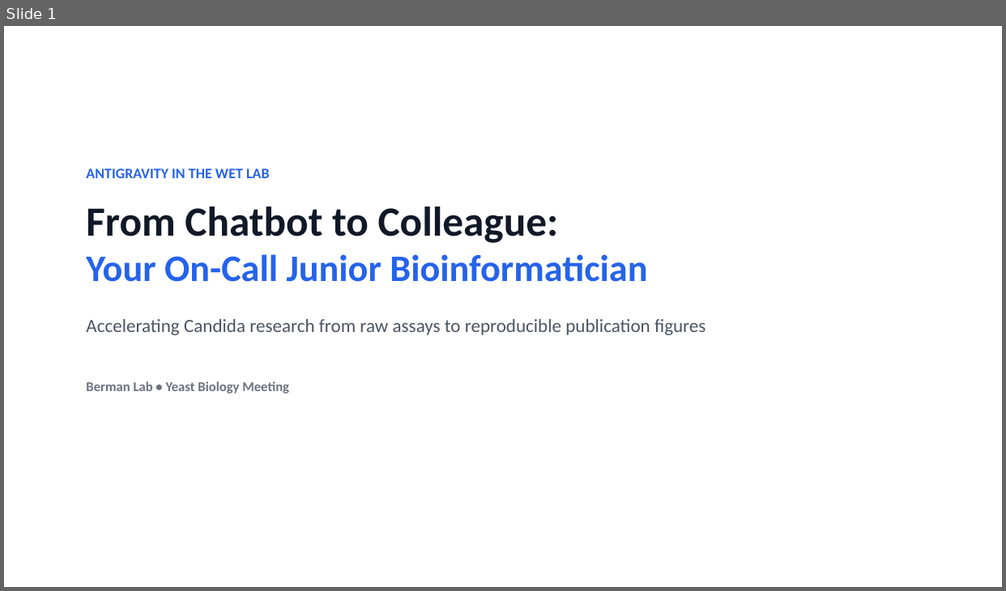
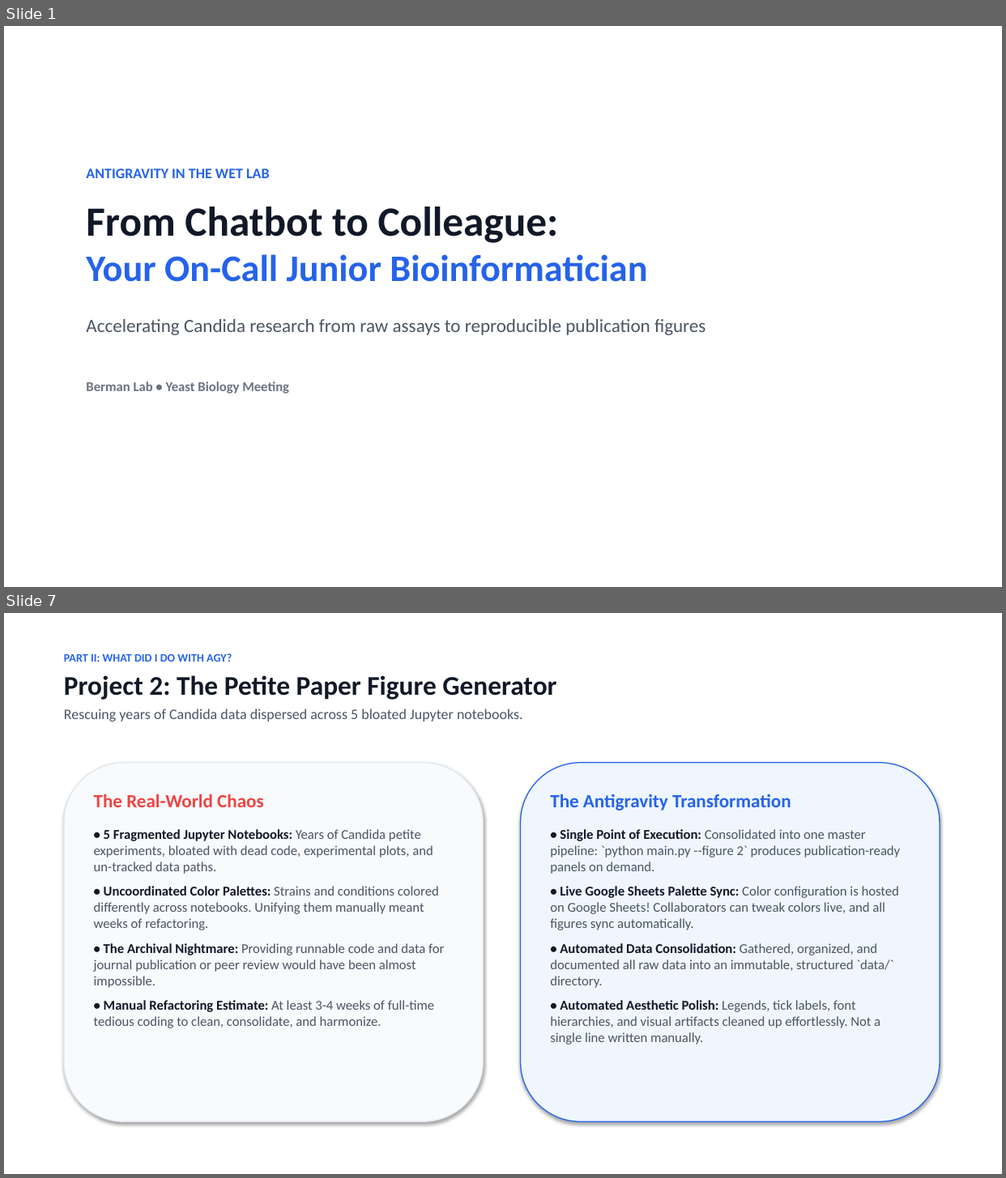
Before and after one commit to berman-lab/antigravity-intoduction-presentation, a slide deck: antigravity_lab_presentation.pptx. Shown one above the other, each under a label of ours: slide 1 before the commit, slides 1 and 7 after it; the slides between them are not shown. The pictures are 1006x591 and 1006x1178 pixels, drawn with LibreOffice and Linux fonts; fonts in the diff are those of the drawing. Boxes give left, top, right and bottom in pixels: in the first picture for what was removed or moved away, otherwise in the second. Text is boxed around its words. In the diff, an @@ line names an element or a change of style, - is before the commit and + after.

```diff
--- a/antigravity_lab_presentation.pptx
+++ b/antigravity_lab_presentation.pptx
@@ slide 7 added at box(4, 613, 1002, 1174), background #FFFFFF @@
@@ text added at box(64, 653, 556, 722), 14 pt, text #4B5563 @@
+PART II: WHAT DID I DO WITH AGY?
+Project 2: The Petite Paper Figure Generator
+Rescuing years of Candida data dispersed across 5 bloated Jupyter notebooks.
@@ rounded rectangle added at box(64, 763, 484, 1122), fill #F8FAFC, outline #E2E8F0 1 pt @@
@@ rounded rectangle added at box(521, 763, 940, 1122), fill #EFF6FF, outline #2563EB 1 pt @@
@@ text added at box(94, 794, 444, 1029), 13 pt, text #4B5563 @@
+The Real-World Chaos
+• 5 Fragmented Jupyter Notebooks: Years of Candida petite experiments, bloated with dead code, experimental plots, and un-tracked data paths.
+• Uncoordinated Color Palettes: Strains and conditions colored differently across notebooks. Unifying them manually meant weeks of refactoring.
+• The Archival Nightmare: Providing runnable code and data for journal publication or peer review would have been almost impossible.
+• Manual Refactoring Estimate: At least 3-4 weeks of full-time tedious coding to clean, consolidate, and harmonize.
@@ text added at box(550, 794, 901, 1045), 13 pt, text #4B5563 @@
+The Antigravity Transformation
+• Single Point of Execution: Consolidated into one master pipeline: `python main.py --figure 2` produces publication-ready panels on demand.
+• Live Google Sheets Palette Sync: Color configuration is hosted on Google Sheets! Collaborators can tweak colors live, and all figures sync automatically.
+• Automated Data Consolidation: Gathered, organized, and documented all raw data into an immutable, structured `data/` directory.
+• Automated Aesthetic Polish: Legends, tick labels, font hierarchies, and visual artifacts cleaned up effortlessly. Not a single line written manually.
```
Also in this commit, not shown: 10 slides changed, 6 other slides added, 6 slides removed, 4 other files.
